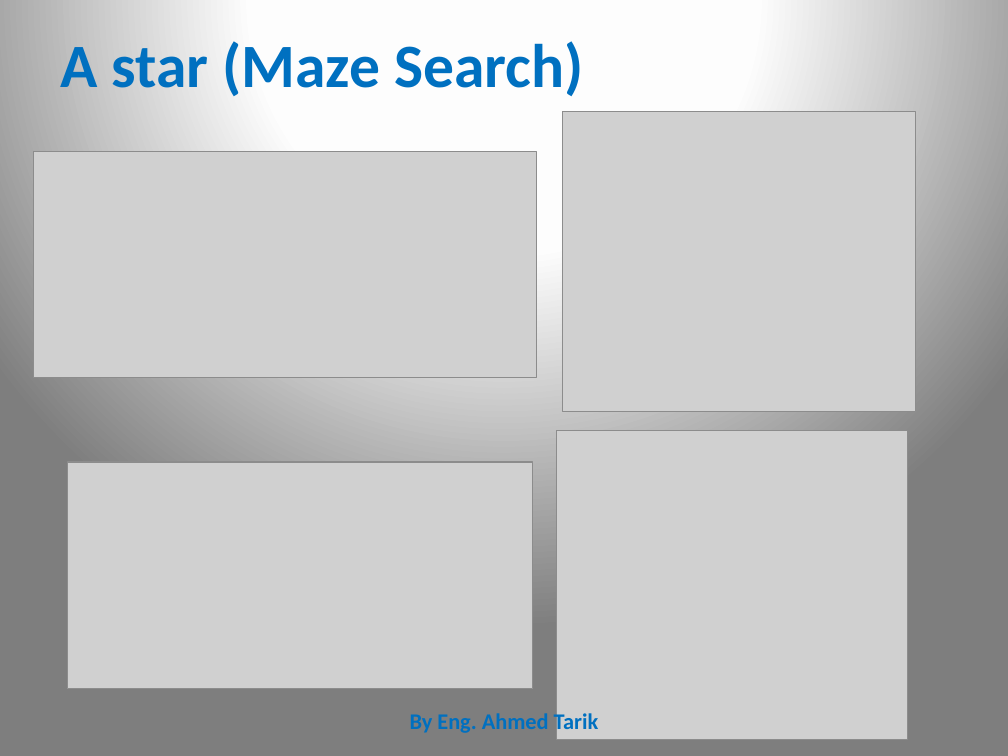
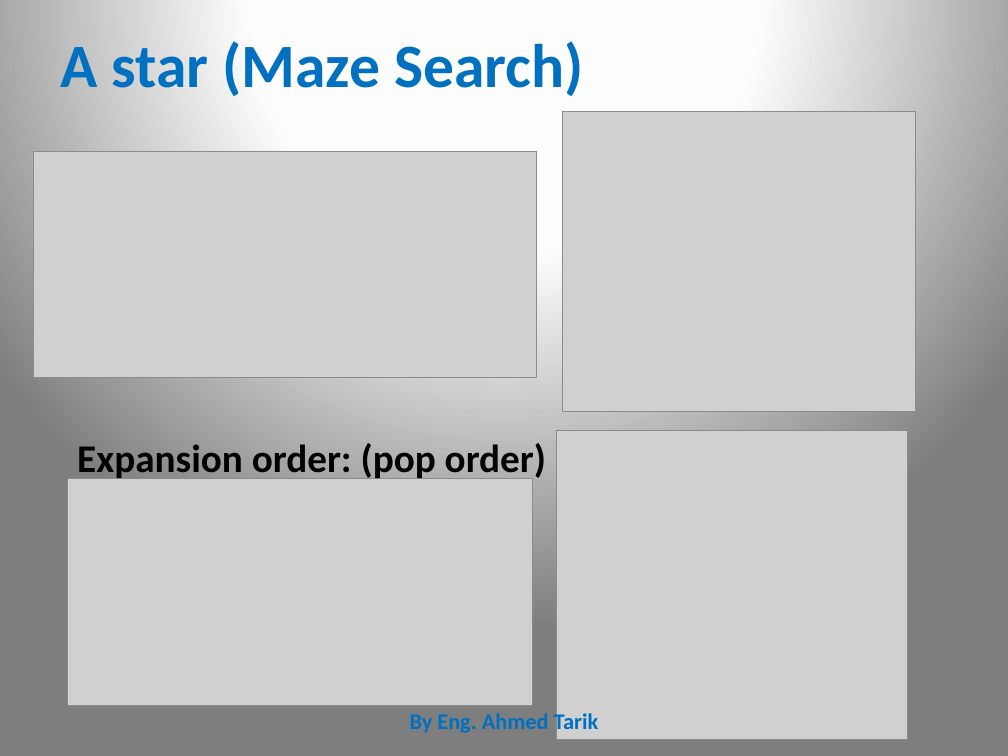
Before and after one commit to CharaD7/AI-class-1, a slide deck: slide 16 of a-star-I.pptx (slide 14 before the commit). Drawn at 1008x756 pixels with LibreOffice and Linux fonts; fonts in the diff are those of the drawing; grey boxes stand for pictures. Boxes give left, top, right and bottom in pixels: in the first picture for what was removed or moved away, otherwise in the second. Text is boxed around its words. In the diff, an @@ line names an element or a change of style, - is before the commit and + after.

```diff
--- a/a-star-I.pptx
+++ b/a-star-I.pptx
@@ text added at (77, 443, 546, 482), 28 pt, text #000000, bold @@
+Expansion order: (pop order)
@@ picture: place and size @@
-picture at (68, 462, 533, 688)
+picture at (68, 479, 533, 706)
```
Also in this commit, not shown: 2 other slides changed, 2 slides added.
